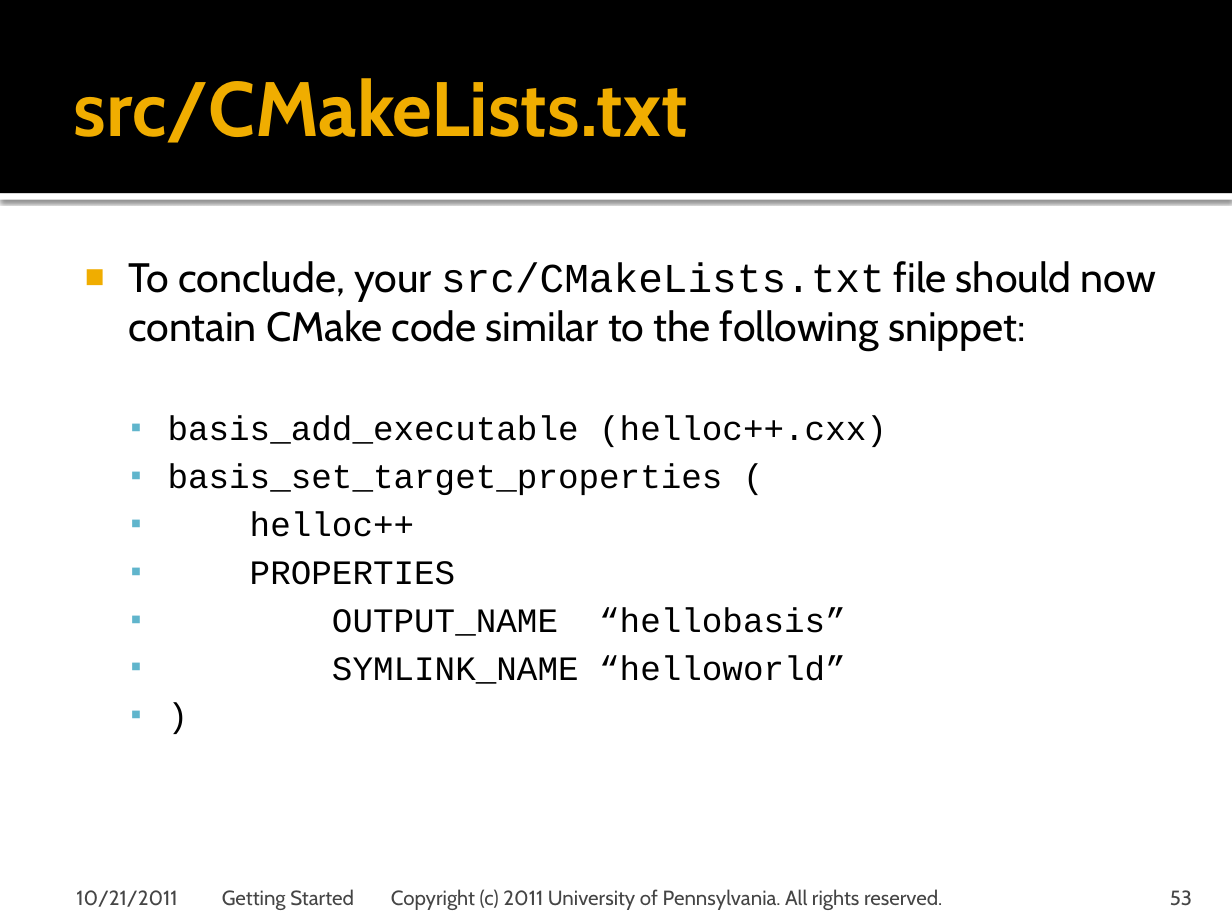
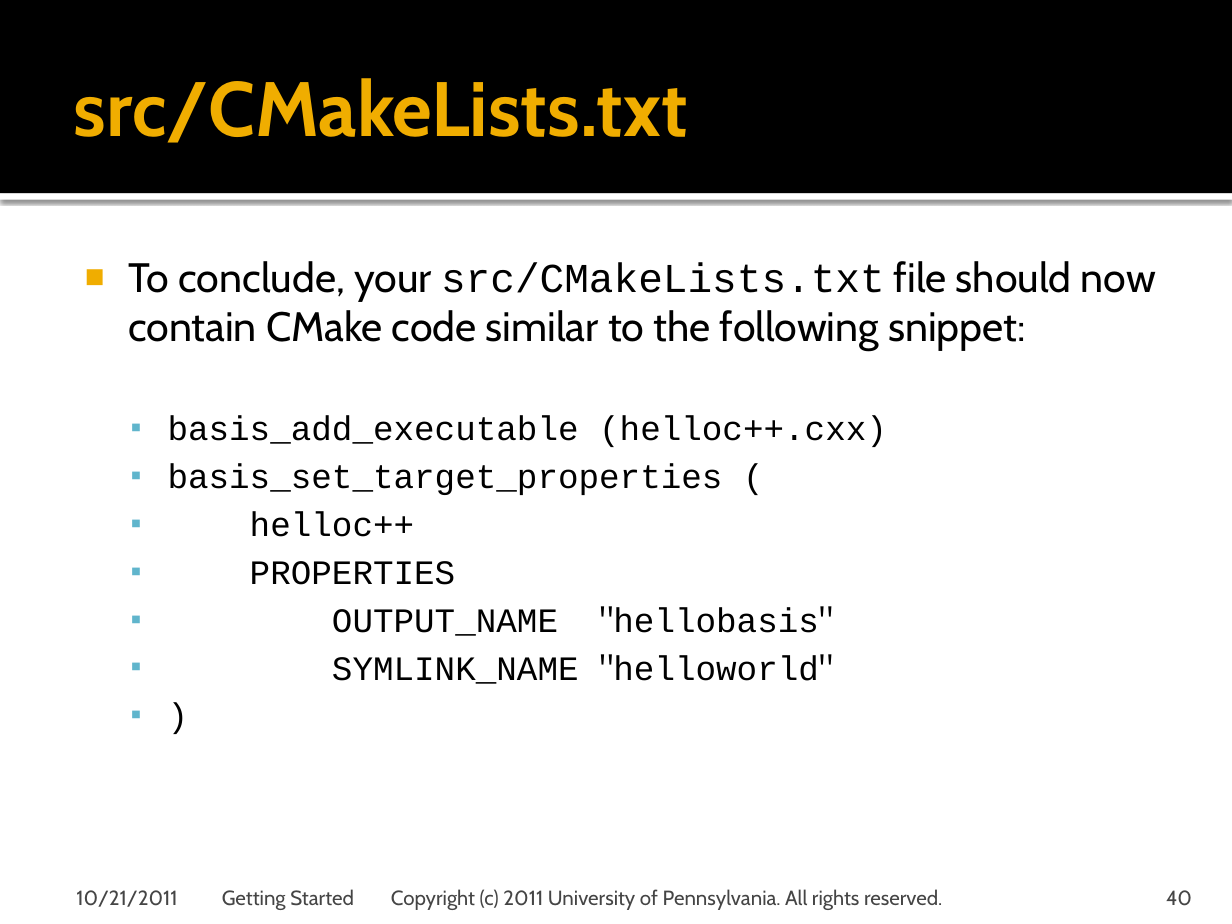
Before and after one commit to cmake-basis/legacy, a slide deck: slide 40 of doc/tutorials/BASIS Tutorial - 02 Getting Started.pptx (slide 53 before the commit). Drawn at 1232x924 pixels with LibreOffice and Linux fonts; fonts in the diff are those of the drawing; background and template pictures are left out. Boxes give left, top, right and bottom in pixels: in the first picture for what was removed or moved away, otherwise in the second. Text is boxed around its words. In the diff, an @@ line names an element or a change of style, - is before the commit and + after.

```diff
--- a/doc/tutorials/BASIS Tutorial - 02 Getting Started.pptx
+++ b/doc/tutorials/BASIS Tutorial - 02 Getting Started.pptx
@@ text at (332,606,833,684): text changed @@
-  ▪ OUTPUT_NAME “hellobasis”
-  ▪ SYMLINK_NAME “helloworld”
+  ▪ OUTPUT_NAME "hellobasis"
+  ▪ SYMLINK_NAME "helloworld"
@@ page number at (1166,890,1192,906): text changed @@
-53
+40
```
Also in this commit, not shown: 25 other slides changed, 13 slides removed, 1 other file.
